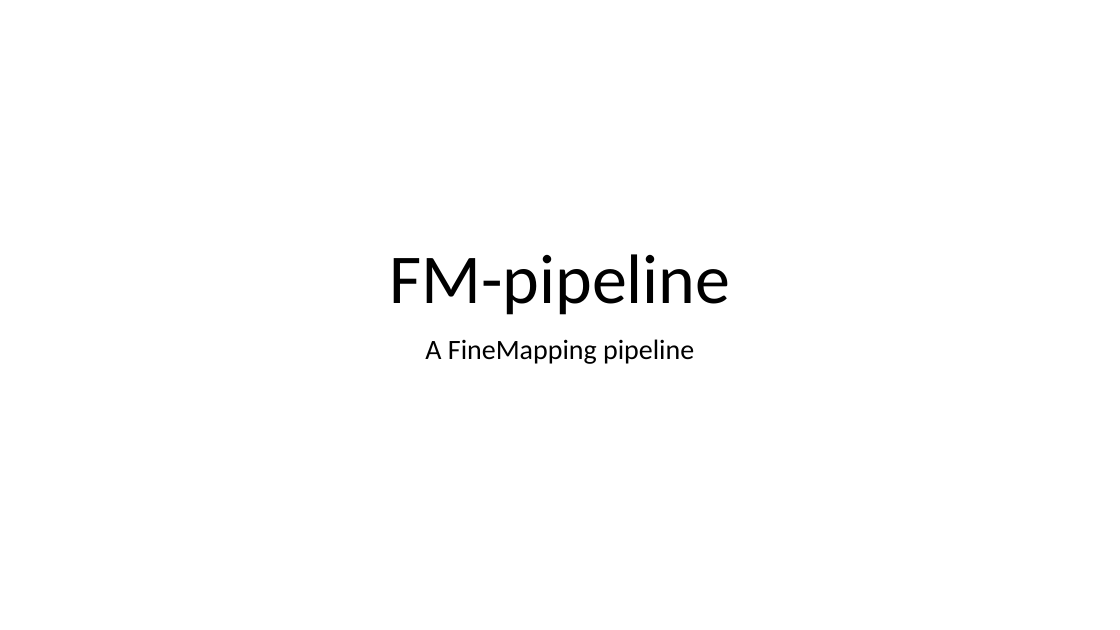
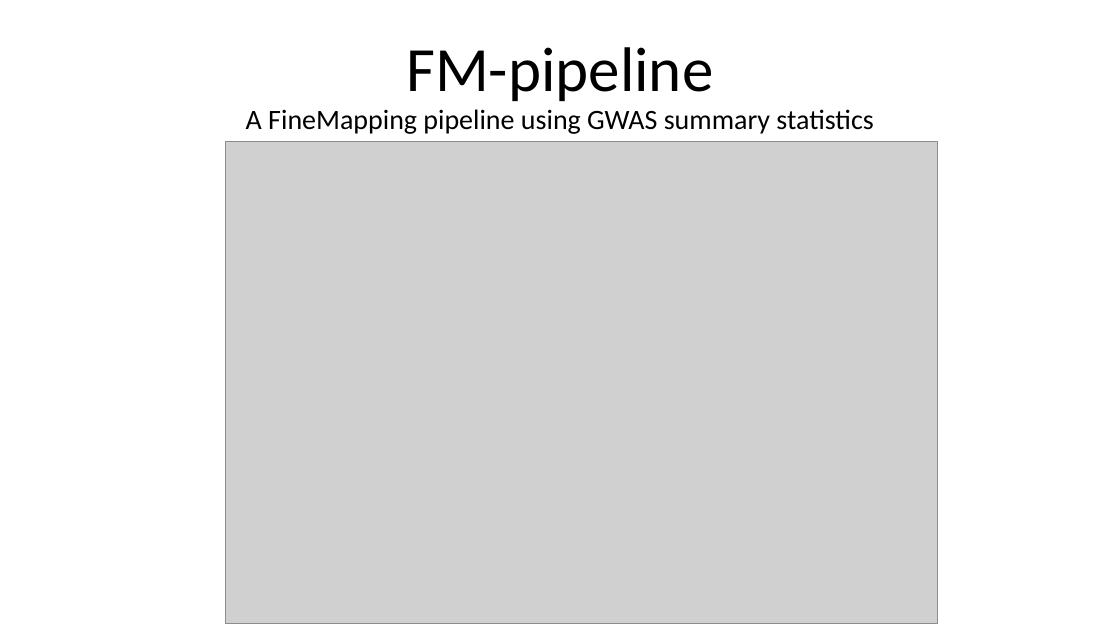
Before and after one commit to jinghuazhao/FM-pipeline, a slide deck: slide 1 of README.pptx. Drawn at 1120x630 pixels with LibreOffice and Linux fonts; fonts in the diff are those of the drawing; grey boxes stand for pictures. Boxes give left, top, right and bottom in pixels: in the first picture for what was removed or moved away, otherwise in the second. Text is boxed around its words. In the diff, an @@ line names an element or a change of style, - is before the commit and + after.

Commit message:
README

```diff
--- a/README.pptx
+++ b/README.pptx
@@ title "FM-pipeline": place and size @@
-title "FM-pipeline" at box(389, 254, 730, 315)
+title "FM-pipeline" at box(406, 47, 713, 101)
@@ title "FM-pipeline" at box(406, 47, 713, 101): size 60 to 54 pt @@
@@ subtitle at box(246, 109, 873, 134): text changed @@
-A FineMapping pipeline
+A FineMapping pipeline using GWAS summary statistics
@@ picture added at box(226, 142, 938, 624) @@
```
